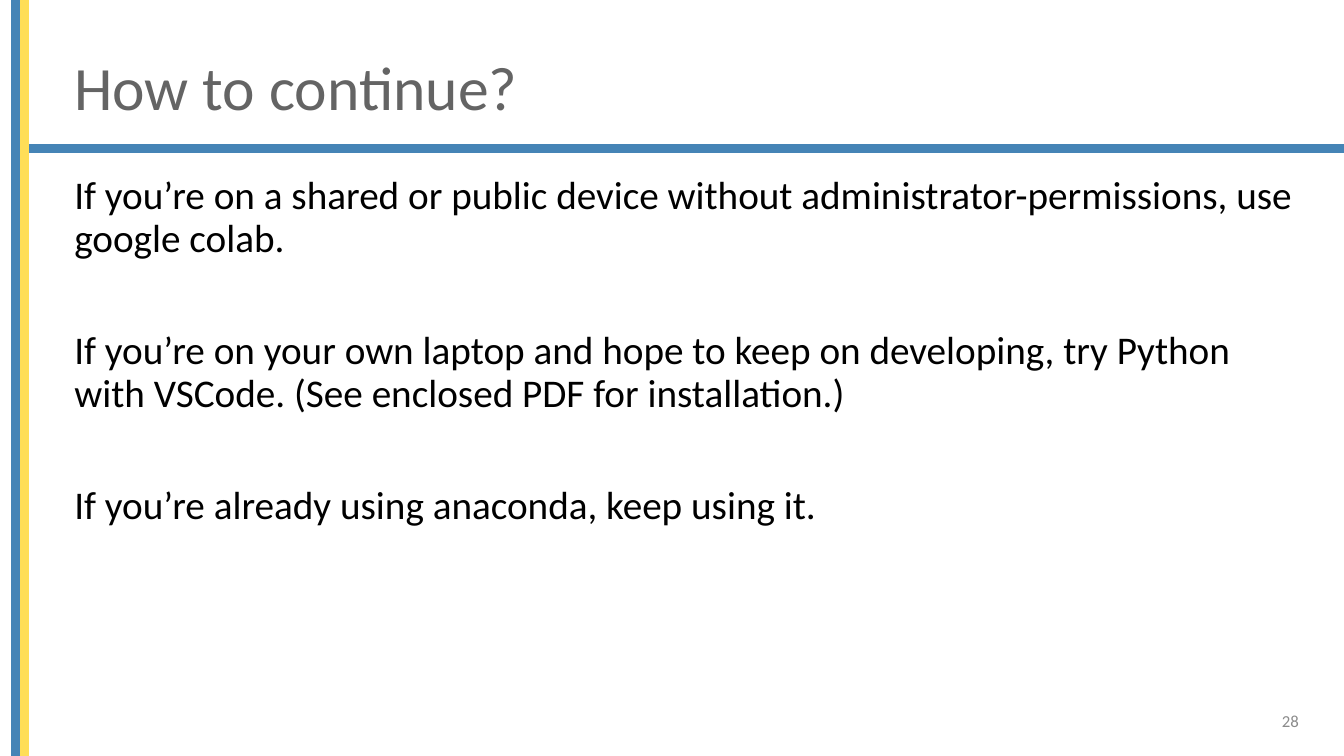
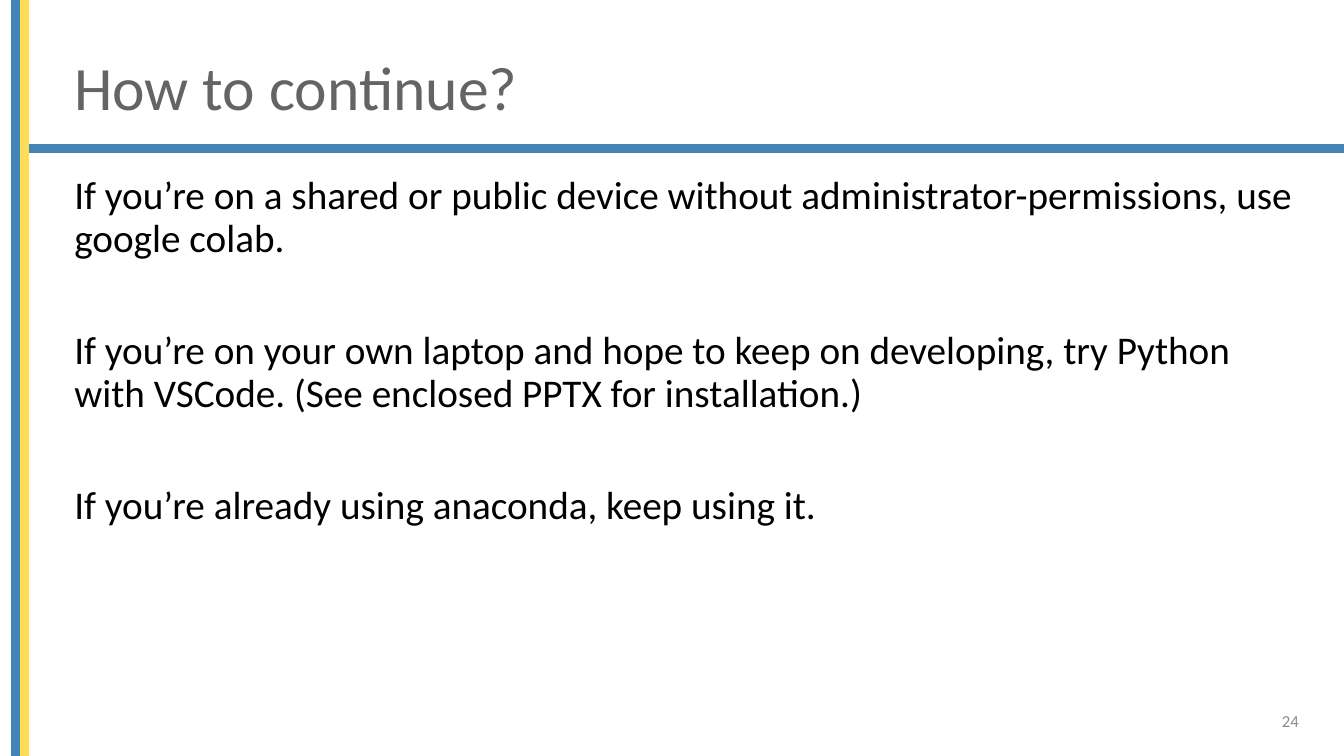
Before and after one commit to mjochen/Cello_AI, a slide deck: slide 24 of ppts/2 - Working environment overview.pptx (slide 28 before the commit). Drawn at 1344x756 pixels with LibreOffice and Linux fonts; fonts in the diff are those of the drawing; background and template pictures are left out. Boxes give left, top, right and bottom in pixels: in the first picture for what was removed or moved away, otherwise in the second. Text is boxed around its words. In the diff, an @@ line names an element or a change of style, - is before the commit and + after.

```diff
--- a/ppts/2 - Working environment overview.pptx
+++ b/ppts/2 - Working environment overview.pptx
@@ text at <box>74,336,1230,413</box>: text changed @@
-If you’re on your own laptop and hope to keep on developing, try Python with VSCode. (See enclosed PDF for installation.)
+If you’re on your own laptop and hope to keep on developing, try Python with VSCode. (See enclosed PPTX for installation.)
@@ page number at <box>1282,716,1299,727</box>: text changed @@
-28
+24
```
Also in this commit, not shown: 7 other slides changed, 1 slide added, 5 slides removed, 16 other files.
